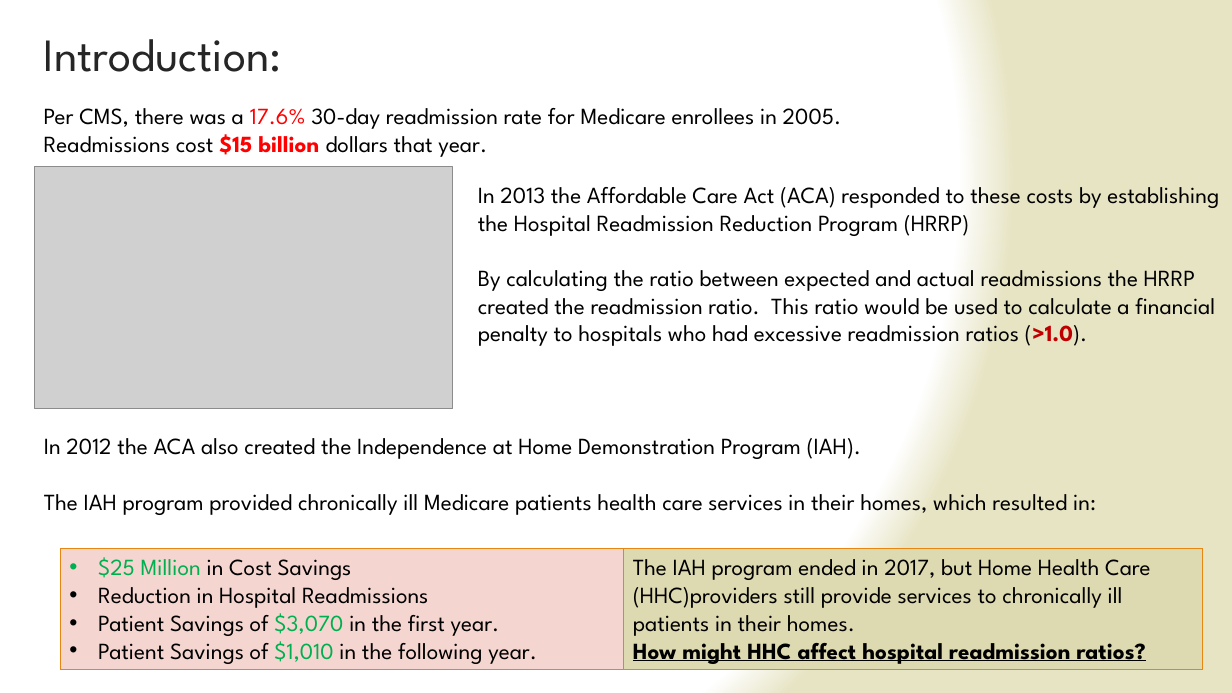
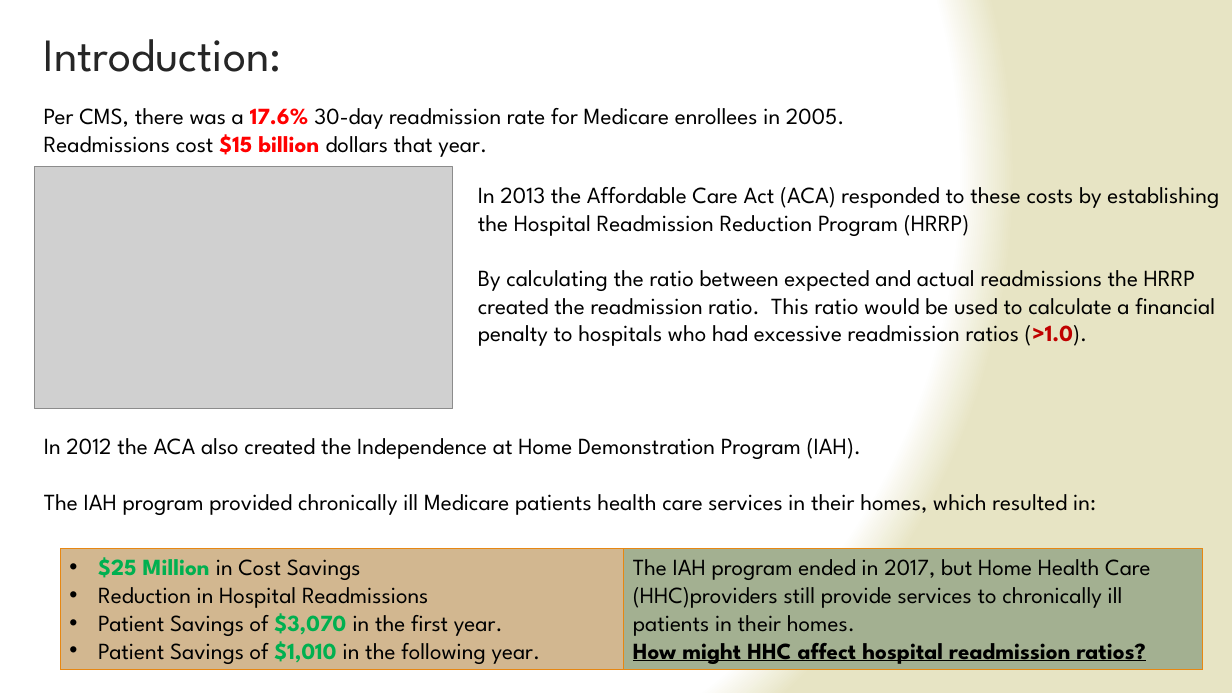
Before and after one commit to jsking751/Capstone_1, a slide deck: slide 2 of Capstone_1_Slide_Deck.pptx. Drawn at 1232x693 pixels with LibreOffice and Linux fonts; fonts in the diff are those of the drawing; grey boxes stand for pictures. Boxes give left, top, right and bottom in pixels: in the first picture for what was removed or moved away, otherwise in the second. Text is boxed around its words. In the diff, an @@ line names an element or a change of style, - is before the commit and + after.

```diff
--- a/Capstone_1_Slide_Deck.pptx
+++ b/Capstone_1_Slide_Deck.pptx
@@ text "Per CMS, there was a ..." at box(44, 108, 845, 129): bold on in "17.6%" @@
@@ rectangle "$25 Million in Cost Savings" at box(60, 548, 624, 669): fill #F5D5CF to #D2B790 @@
@@ text in rectangle at box(98, 557, 541, 664): bold on in "$25 Million", "$3,070", "$1,010" @@
@@ rectangle "The IAH program ended in ..." at box(624, 548, 1203, 669): fill #DDD9B0 to #A3B091 @@
```
Also in this commit, not shown: 9 other slides changed.
